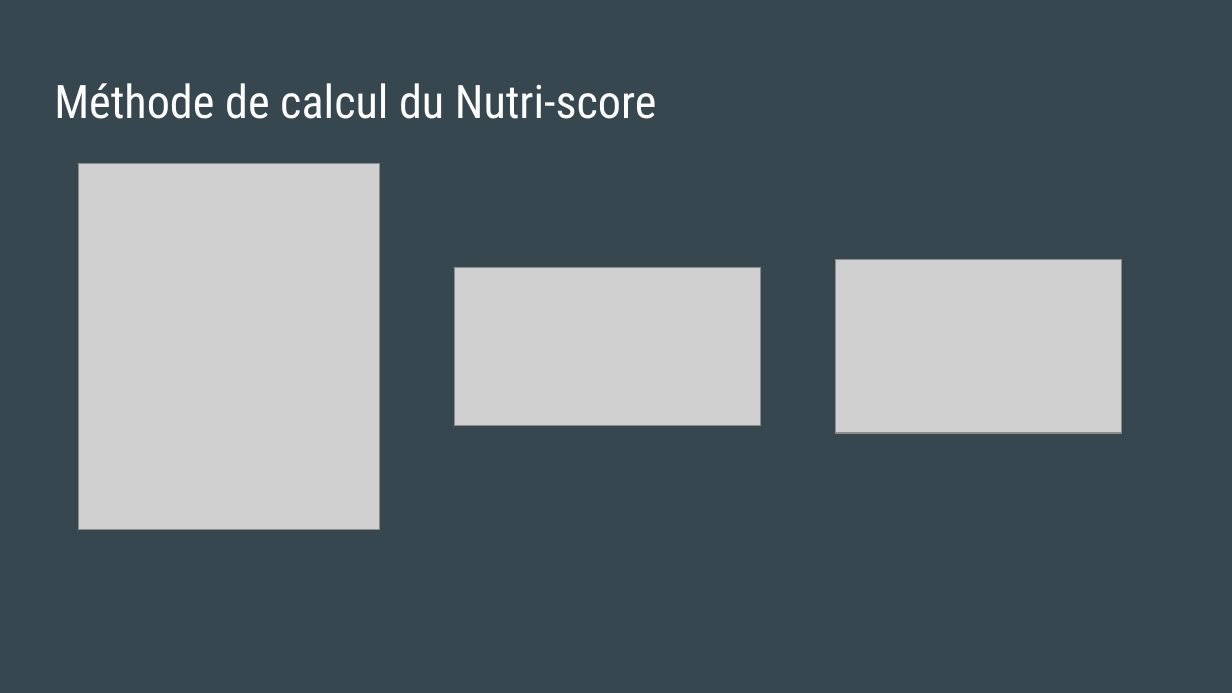
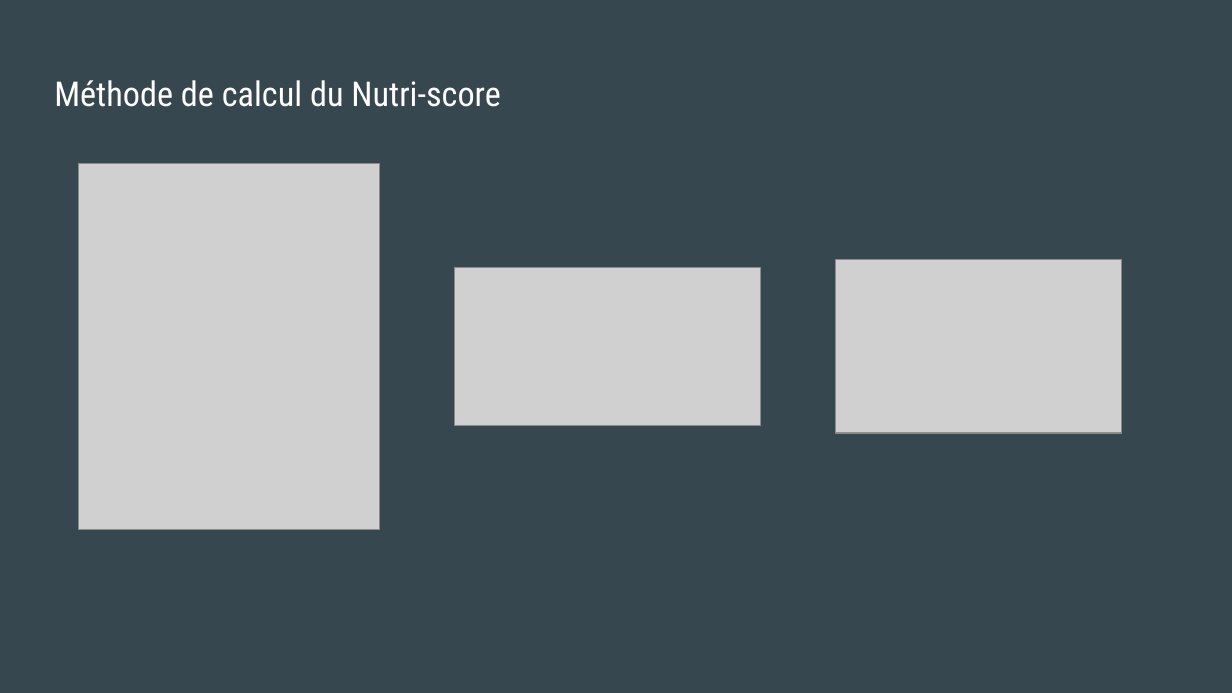
Before and after one commit to MarieDeSmedt/FoodFlix, a slide deck: slide 6 of FOODFLIX.pptx (slide 4 before the commit). Drawn at 1232x693 pixels with LibreOffice and Linux fonts; fonts in the diff are those of the drawing; grey boxes stand for pictures. Boxes give left, top, right and bottom in pixels: in the first picture for what was removed or moved away, otherwise in the second. Text is boxed around its words. In the diff, an @@ line names an element or a change of style, - is before the commit and + after.

```diff
--- a/FOODFLIX.pptx
+++ b/FOODFLIX.pptx
@@ title "Méthode de calcul du Nutri-score" at bbox=[54, 80, 500, 107]: size 27 to 20 pt @@
```
Also in this commit, not shown: 3 other slides changed, 6 slides added, 4 slides removed.
